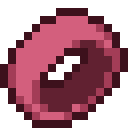
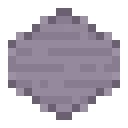
Layers edited between the first and the second 128 × 128 image:
added layer "brcrcryst copy #2" above "agv" over (x1=8, y1=8, x2=120, y2=120)
added layer "brcrcryst" above "brcr" over (x1=8, y1=8, x2=120, y2=120)
renamed "Pasted Layer" to "brcr", hid it, painted on it over (x1=0, y1=8, x2=128, y2=128)
